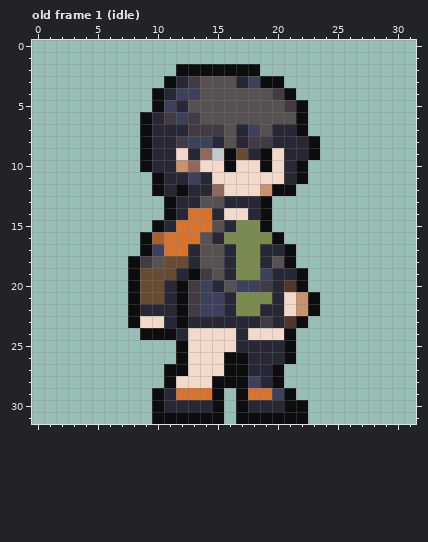
File history of a pixel-art file, game/public/assets/characters/erda.ase. Above: the version before the commit.
32x32 pixels, 39 frames. Shown: old frame 1 (idle). The commit also changed other frames, which this record leaves out.
After:
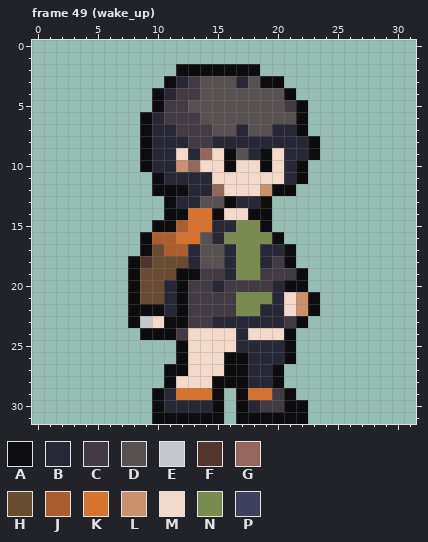
Palette (. is transparent): A #0d0c0e  B #272735  C #433b44  D #575151  E #c4c8cc  F #52362d  G #93685c  H #674c31  J #ab5d2e  K #d8732d  L #c9916c  M #f3d9c9  N #7a8b4e  P #3e415c
A new or re-ordered frame is compared with the old frame closest to it.
What changed:
frames 39 -> 49
Changed rows in their new state; - is an unchanged pixel.
Frame 49 (wake_up) is new; against old frame 1 (idle):
first column x 9:
 3 ---------D---
 4 ---CC------D-
 5 --CC---------
 6 ---C---------
 7 ---C--D--D---
 8 ---BCC-B-BB--
 9 ------M-D----
11 ----B--------
12 --A----------
13 -------A-----
14 ---A--A--A---
15 --AJ--B------
16 --J----------
17 -HJJ---------
18 FH---------C-
19 ---A--C---CCC
20 -----C-CCC--A
21 -----CCC-----
22 AA---CCC-----
23 E-A-CC----B-C
24 ---C---------
first column x 18:
28 B--
29 --C
30 -CC
